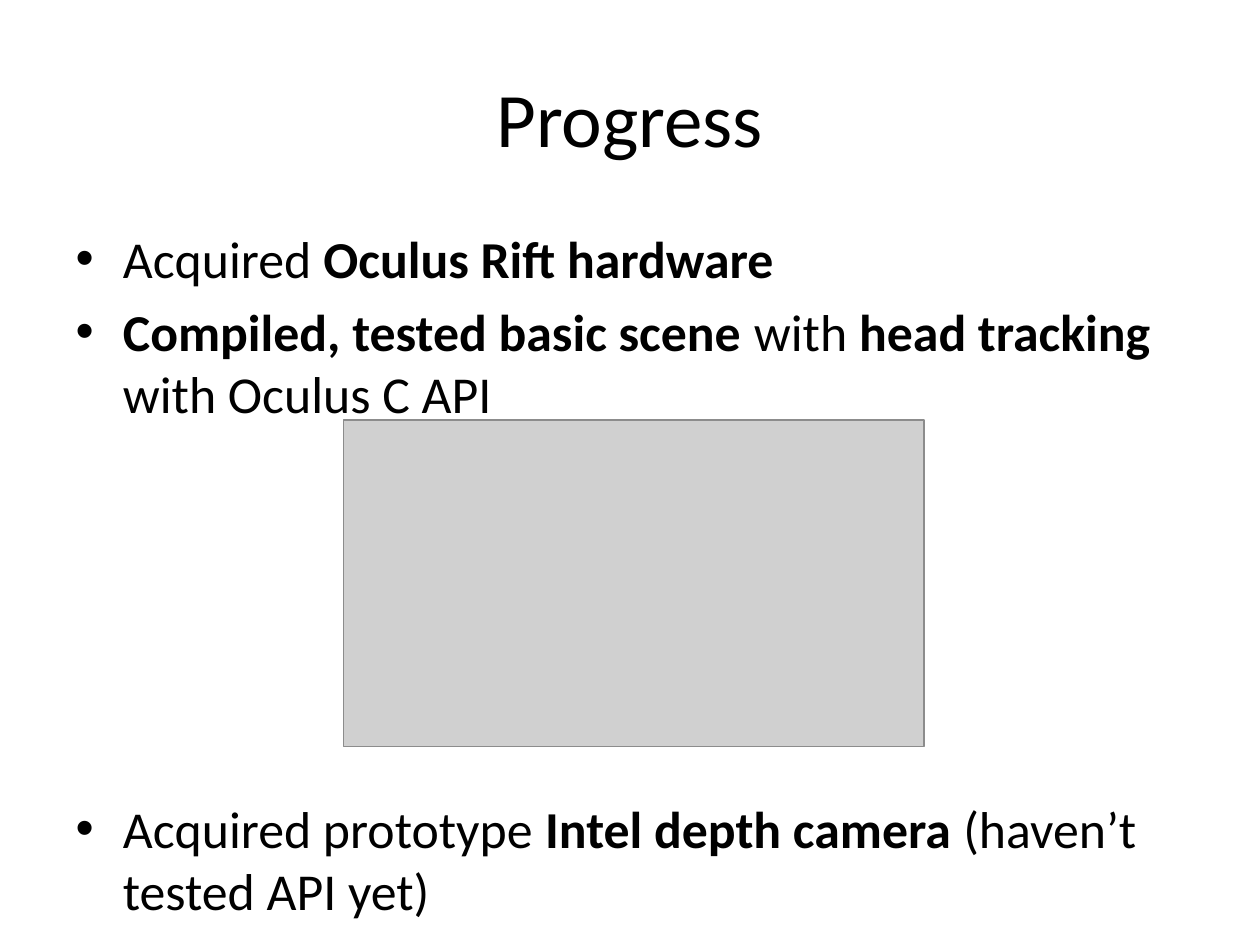
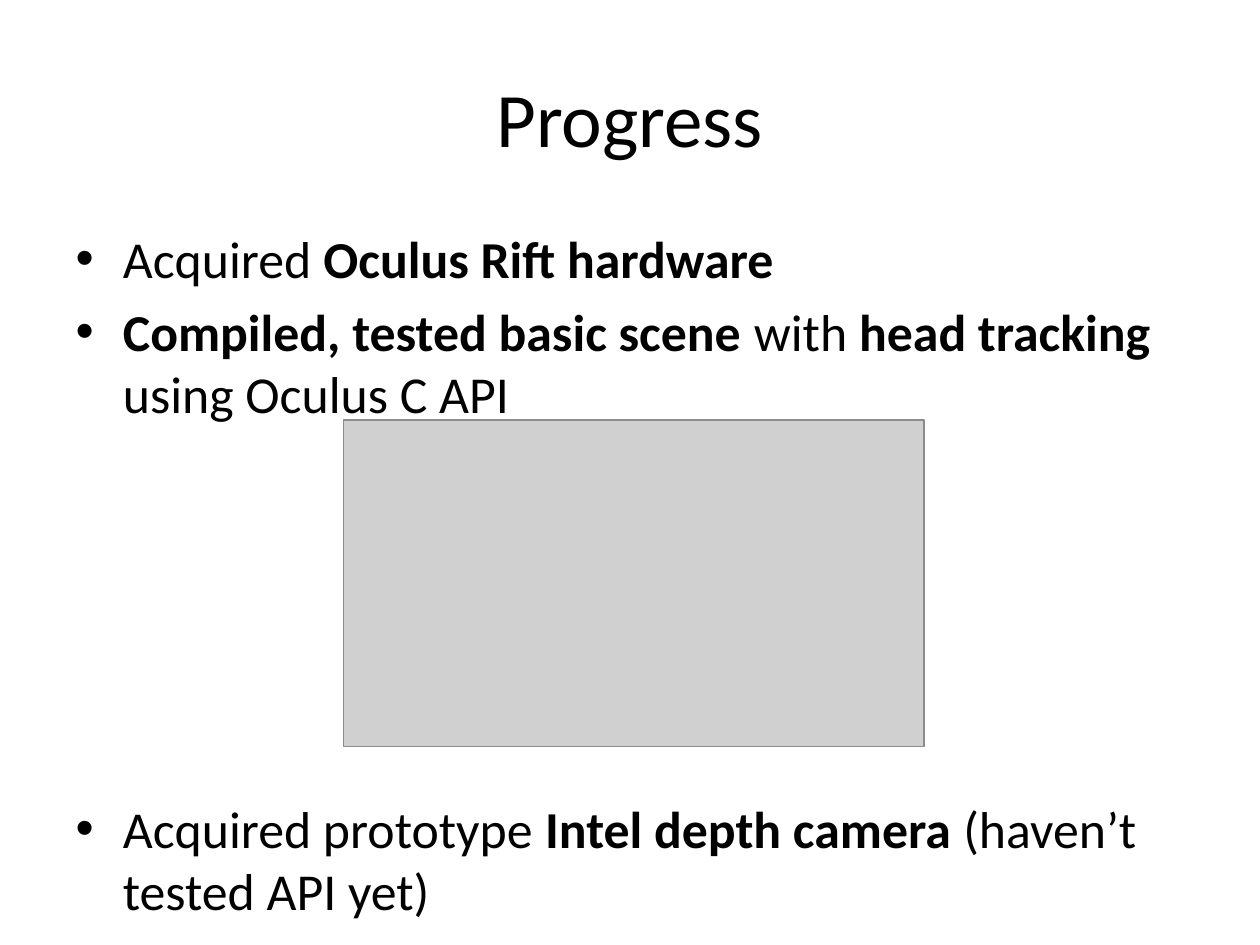
Before and after one commit to nikki93/thesis-2015, a slide deck: slide 8 of doc/proposal/thesis2015-proposal.pptx. Drawn at 1260x945 pixels with LibreOffice and Linux fonts; fonts in the diff are those of the drawing; grey boxes stand for pictures. Boxes give left, top, right and bottom in pixels: in the first picture for what was removed or moved away, otherwise in the second. Text is boxed around its words. In the diff, an @@ line names an element or a change of style, - is before the commit and + after.

Commit message:
fix typos, cleanup proposal presentation

```diff
--- a/doc/proposal/thesis2015-proposal.pptx
+++ b/doc/proposal/thesis2015-proposal.pptx
@@ text at box(123, 314, 1150, 425): text changed @@
-• Compiled, tested basic scene with head tracking with Oculus C API
+• Compiled, tested basic scene with head tracking using Oculus C API
```
Also in this commit, not shown: 4 other slides changed, 1 other file.
